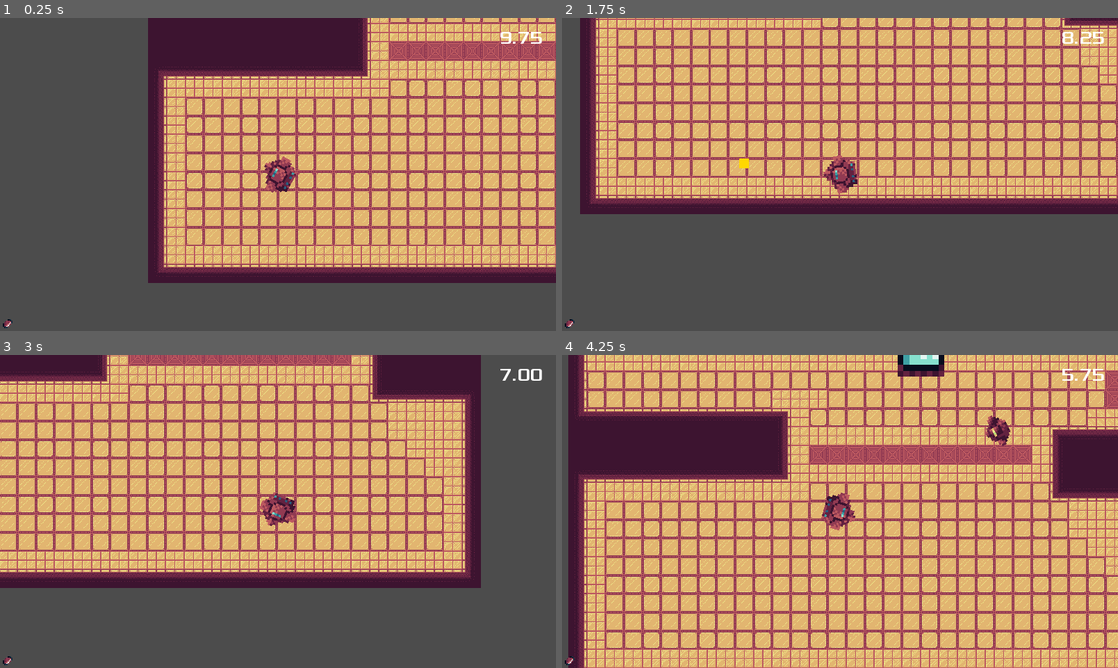
Above: before the commit, frames 1-4 (two rows, left to right).
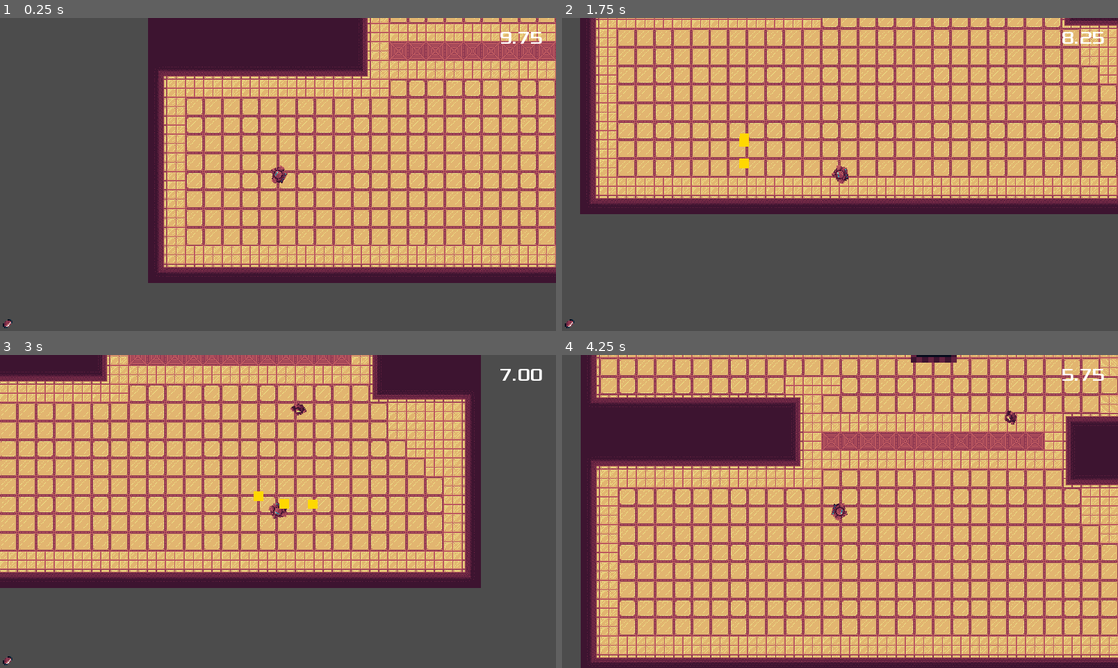
Above: after the commit, the same moments.

Repository: austingwatson/ld51
Game: Godot game, scene res://shooter/ShooterGame.tscn
The game is run twice, just before and just after one commit, with the same random seed, the same clock (stepped at 60 frames per second) and the same inputs.
Inputs (mouse positions are in pixels of both pictures, inside the frame that each line leads up to):
- Up to frame 1 (0.25 s): no input
- Up to frame 2 (1.75 s): move the mouse to (962, 158) at 0.52 s; press the mouse at (962, 158) at 0.53 s; hold D (right) 0.53-1.28 s; move the mouse to (728, 190) at 1.27 s; release the mouse at (728, 190) at 1.28 s; hold S (down) from 1.28 s (still down); tap F (activate) at 1.35 s; click (728, 190) at 1.55 s
- Up to frame 3 (3 s): move the mouse to (333, 442) at 2.02 s; release S (down) at 2.03 s; press the mouse at (333, 442) at 2.03 s; hold D (right) 2.03-2.78 s; move the mouse to (250, 574) at 2.77 s; release the mouse at (250, 574) at 2.78 s; hold W (up) from 2.78 s (still down); click (250, 574) at 2.85 s
- Up to frame 4 (4.25 s): move the mouse to (1006, 558) at 3.52 s; release W (up) at 3.53 s; hold A (left) from 3.53 s (still down); hold F (activate) from 3.53 s (still down); click (1006, 558) at 3.8 s

The runs differ from the first frame. In frame 1, 0.4% of the frame differs, in the area x 47-54%, y 44-56%; in frame 2, 0.5%; in frame 3, 0.6%; in frame 4, 62%, in the area x 0-100%, y 0-100%.

Commit message:
added more projectile effects

Diff:
--- a/shooter/ShooterGame.gd
+++ b/shooter/ShooterGame.gd
@@ -14,6 +14,9 @@
 	randomize()
 
 func _ready():
+	var cursor_image = load("res://assets/reticule.png")
+	Input.set_custom_mouse_cursor(cursor_image, Input.CURSOR_ARROW, Vector2(8, 8))
+
 	buff_names.append("health")
 	buff_names.append("speed")
 	buff_names.append("damage")
--- a/shooter/entity/EntityManager.gd
+++ b/shooter/entity/EntityManager.gd
@@ -42,9 +42,9 @@
 	if enemy != null:
 		add_enemy(enemy)
 
-func create_projectile(owner, target, speed, distance, damage, pierce):
+func create_projectile(owner, target, speed, accuracy, distance, damage, pierce):
 	var projectile = projectile_scene.instance()
-	projectile.create(owner, target, speed, distance, damage, pierce)
+	projectile.create(owner, target, speed, accuracy, distance, damage, pierce)
 	add_node_to_root(projectile)
 
 func add_buff_to_enemies(buff):
--- a/shooter/entity/Keypad.gd
+++ b/shooter/entity/Keypad.gd
@@ -24,7 +24,7 @@
 		tool_tip.text = "Must kill all enemies to use"
 
 	if zoom:
-		camera.zoom -= Vector2(.01, .01)
+		camera.zoom -= Vector2(.005, .005)
 		if camera.zoom <= Vector2(0.05, 0.05):
 			camera.zoom = Vector2(0.05, 0.05)
 			zoom = false
--- a/shooter/entity/Mob.gd
+++ b/shooter/entity/Mob.gd
@@ -17,6 +17,8 @@
 export var projectile_range = 400
 export var projectile_damage = 1
 export var projectile_pierce = 1
+export var projectile_amount = 3
+export var projectile_accuracy = 1.0
 
 func _physics_process(delta):
 	velocity = move_and_slide(velocity)
@@ -24,7 +26,11 @@
 func _process(delta):
 	if use_attack and can_use_attack:
 		can_use_attack = false
-		EntityManager.create_projectile(self, target, projectile_speed, projectile_range, projectile_damage, projectile_pierce)
+		EntityManager.create_projectile(self, target, projectile_speed, projectile_accuracy, projectile_range, projectile_damage, projectile_pierce)
+
+		for i in range(1, projectile_amount):
+			EntityManager.create_projectile(self, target, projectile_speed, projectile_accuracy - 0.1, projectile_range, projectile_damage, projectile_pierce)
+
 		attack.start()
 
 	look_at(target)
--- a/shooter/entity/Mob.tscn
+++ b/shooter/entity/Mob.tscn
@@ -9,7 +9,7 @@
 script = ExtResource( 2 )
 
 [node name="AnimatedSprite" type="AnimatedSprite" parent="."]
-scale = Vector2( 4, 4 )
+scale = Vector2( 2, 2 )
 
 [node name="CollisionShape2D" type="CollisionShape2D" parent="."]
 shape = SubResource( 1 )
--- a/shooter/entity/Player.gd
+++ b/shooter/entity/Player.gd
@@ -64,7 +64,7 @@
 	target = get_global_mouse_position()
 
 	if zoom:
-		camera.zoom += Vector2(0.01, 0.01)
+		camera.zoom += Vector2(0.005, 0.005)
 		if camera.zoom >= Vector2(0.5, 0.5):
 			camera.zoom = Vector2(0.5, 0.5)
 			zoom = false
--- a/shooter/level/lvl-facility1.tscn
+++ b/shooter/level/lvl-facility1.tscn
@@ -195,4 +195,4 @@
 margin_top = 42.0
 margin_right = 981.0
 margin_bottom = 142.0
-spawn_amount = 1
+spawn_amount = 2
--- a/shooter/projectile/Projectile.gd
+++ b/shooter/projectile/Projectile.gd
@@ -7,14 +7,22 @@
 var pierce = 0
 var hit_targets = []
 
-func create(owner, target, speed, distance, damage, pierce):
+func create(owner, target, speed, accuracy, distance, damage, pierce):
 	position = owner.position
 	start_position = position
 
 	self.collision_layer = owner.collision_layer
 	self.collision_mask = owner.collision_mask
 
+	# find the direction the bullet should shoot
+	# add some randomoness if necessary
 	var theta = atan2(target.y - position.y, target.x - position.x)
+	theta = rad2deg(theta)
+	var rng = 360 - (360 * accuracy)
+	var inaccuracy = randf() * rng - (rng * 0.5)
+	theta += inaccuracy
+	theta = deg2rad(theta)
+
 	velocity.x = cos(theta) * speed
 	velocity.y = sin(theta) * speed
 
@@ -33,8 +41,20 @@
 func _on_Projectile_body_entered(body):
 	# checks if the body that enters is a mob type class
 	# in godot 4 can use a more oop way to do it
+
 	if body.get_class() == "Mob" || body.get_class() == "Enemy" || body.get_class() == "Player":
+		for hit in hit_targets:
+			print(hit, ", ", body)
+			if hit == body:
+				return
+
 		body.take_damage(damage)
-		damage = 0
 
-	queue_free()
+		if pierce > 1:
+			hit_targets.append(body)
+			pierce -= 1
+		else:
+			damage = 0
+			queue_free()
+	else:
+		queue_free()
